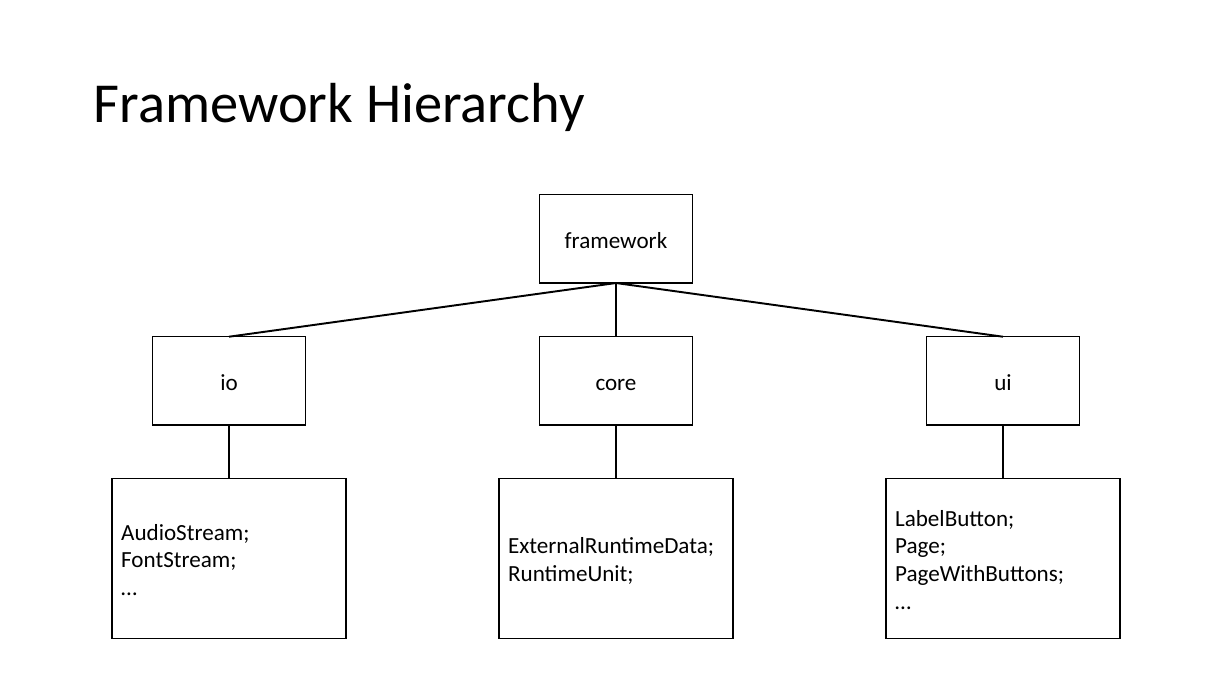
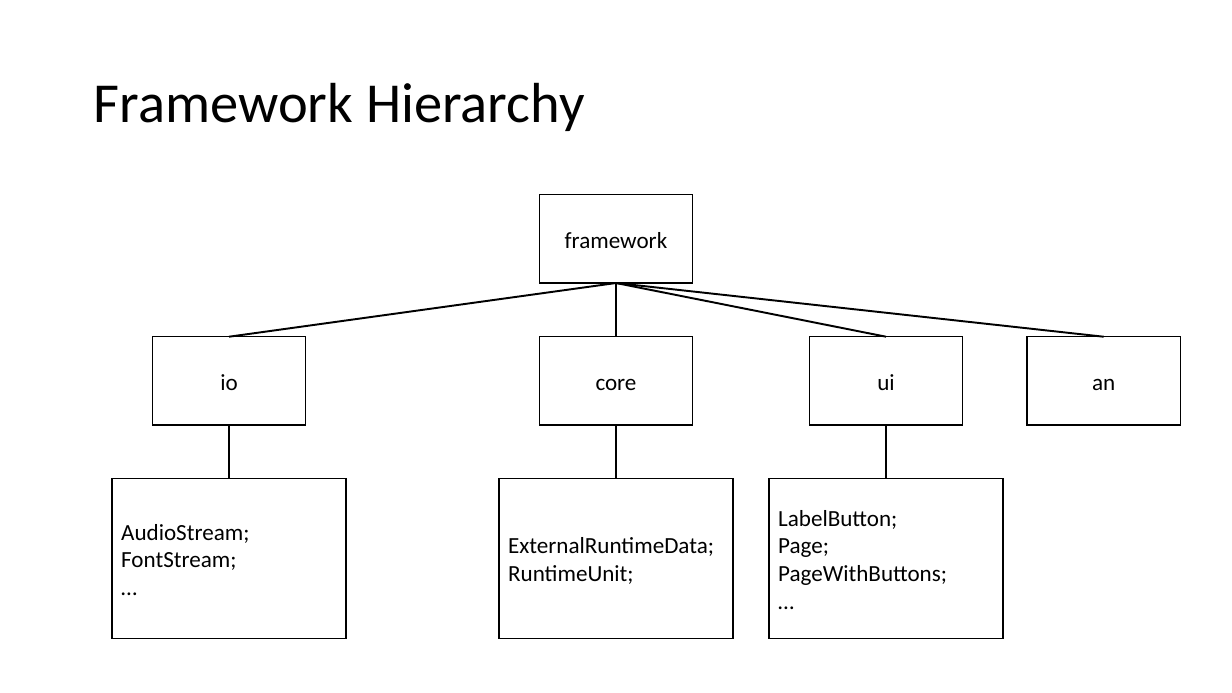
Before and after one commit to wertolf/vocabulary-builder, a slide deck: slide 1 of documentation/diagrams.pptx. Drawn at 1232x693 pixels with LibreOffice and Linux fonts; fonts in the diff are those of the drawing. Boxes give left, top, right and bottom in pixels: in the first picture for what was removed or moved away, otherwise in the second. Text is boxed around its words. In the diff, an @@ line names an element or a change of style, - is before the commit and + after.

```diff
--- a/documentation/diagrams.pptx
+++ b/documentation/diagrams.pptx
@@ line moved from (616, 283) - (1003, 336) to (616, 283) - (886, 336) @@
@@ line added from (616, 283) to (1104, 336), #000000 1.5 pt @@
@@ rectangle added at [1028, 336, 1181, 425], fill #FFFFFF, outline #000000 1 pt, 18 pt, text #000000 @@
+an
@@ 2 rectangles, 1 line: place and size @@
-2 rectangles, 1 line at [886, 336, 1120, 638]
+2 rectangles, 1 line at [769, 336, 1003, 638]
```
Also in this commit, not shown: 1 other slide changed, 8 other files.
